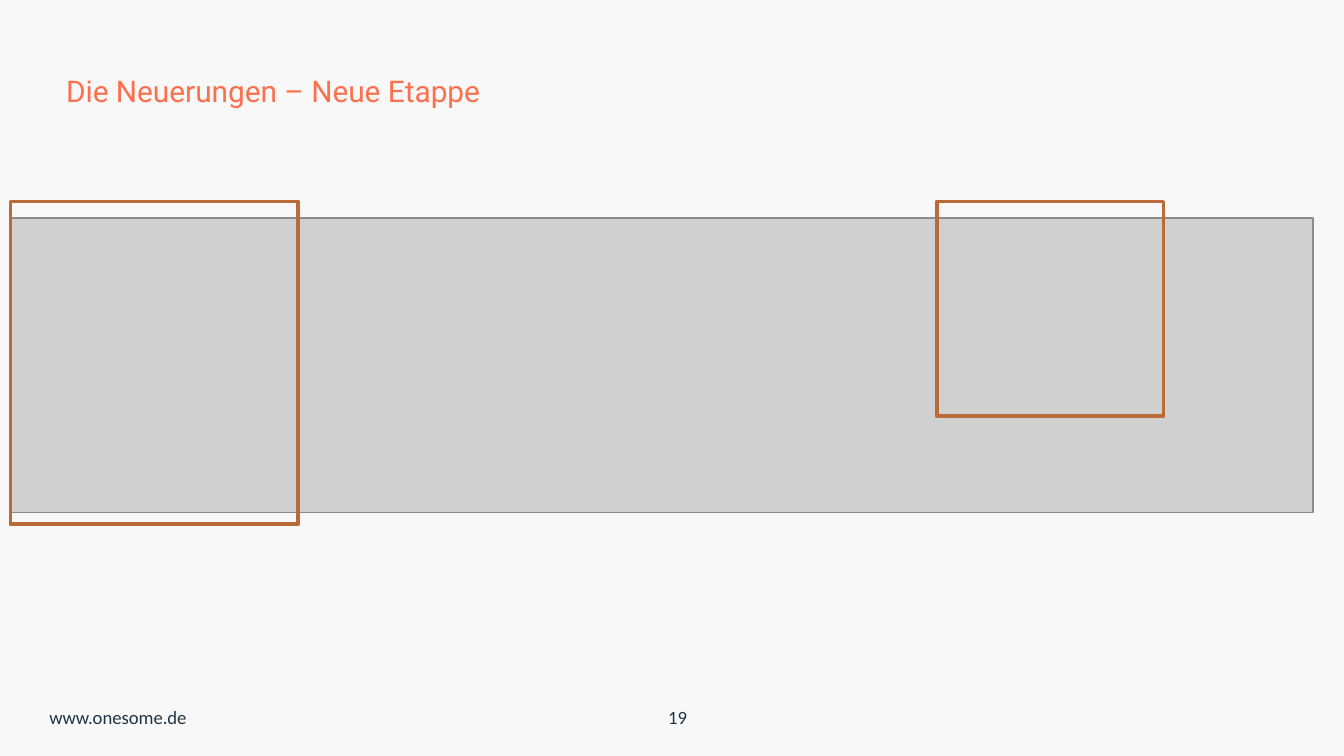
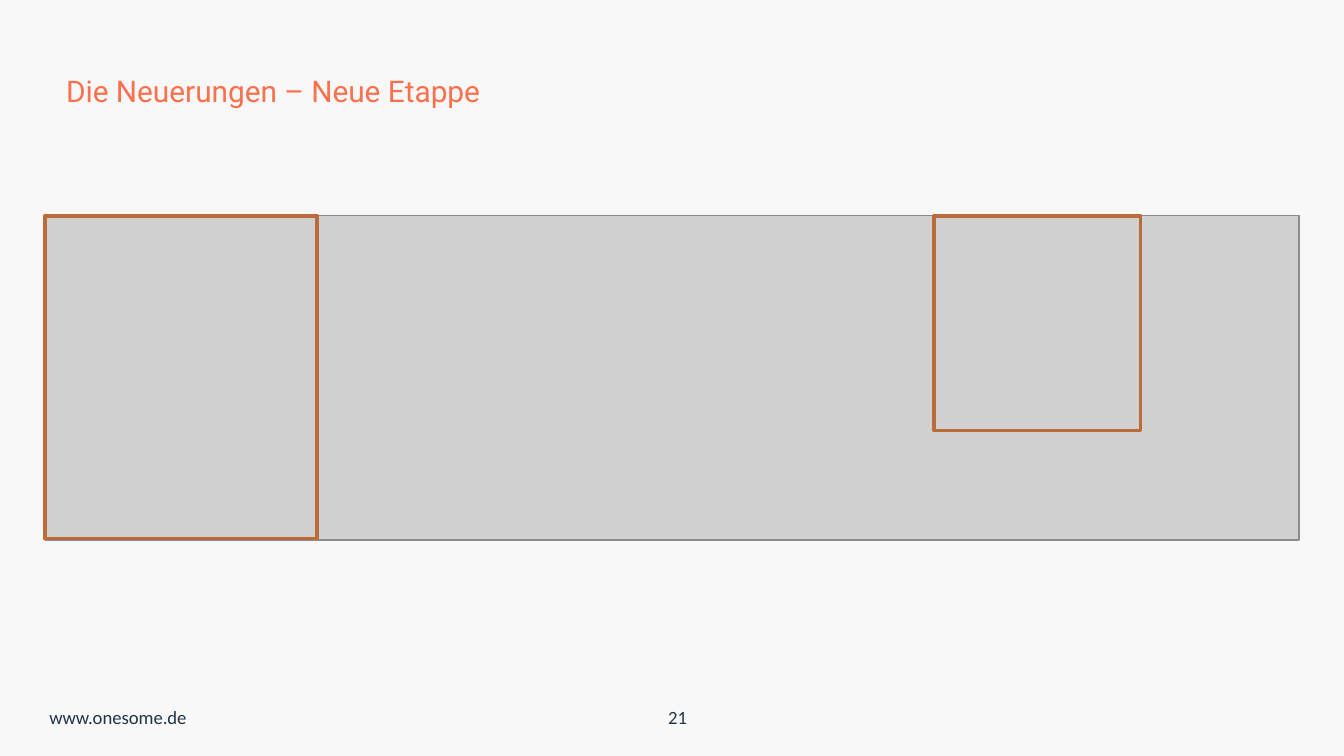
Before and after one commit to onesomeOrganization/Json-Builder, a slide deck: slide 21 of PPTX/Linearer_Json_Builder2.0.pptx (slide 19 before the commit). Drawn at 1344x756 pixels with LibreOffice and Linux fonts; fonts in the diff are those of the drawing; grey boxes stand for pictures; background and template pictures are left out. Boxes give left, top, right and bottom in pixels: in the first picture for what was removed or moved away, otherwise in the second. Text is boxed around its words. In the diff, an @@ line names an element or a change of style, - is before the commit and + after.

```diff
--- a/PPTX/Linearer_Json_Builder2.0.pptx
+++ b/PPTX/Linearer_Json_Builder2.0.pptx
@@ rectangle: place and size @@
-rectangle at bbox=[11, 202, 298, 524]
+rectangle at bbox=[44, 216, 317, 539]
@@ picture: place and size @@
-picture at bbox=[11, 218, 1313, 512]
+picture at bbox=[44, 216, 1298, 540]
@@ rectangle: place and size @@
-rectangle at bbox=[937, 202, 1164, 417]
+rectangle at bbox=[934, 216, 1140, 431]
@@ page number at bbox=[668, 712, 687, 724]: text changed @@
-19
+21
```
Also in this commit, not shown: 2 other slides changed, 3 slides added, 3 other files.
